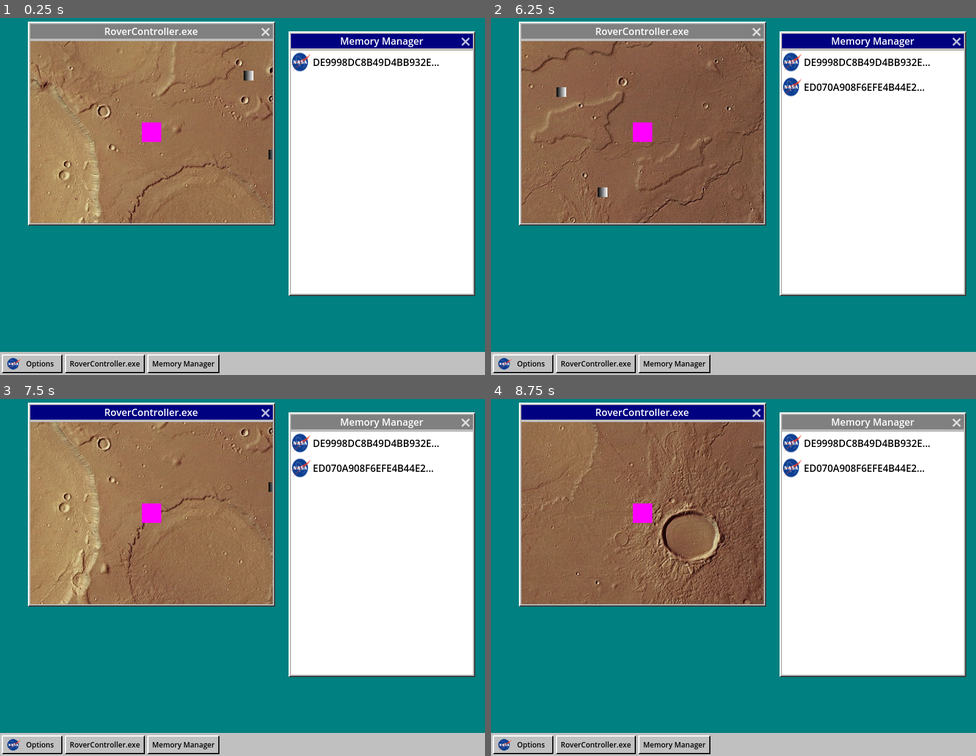
Above: before the commit, frames 1-4 (two rows, left to right).
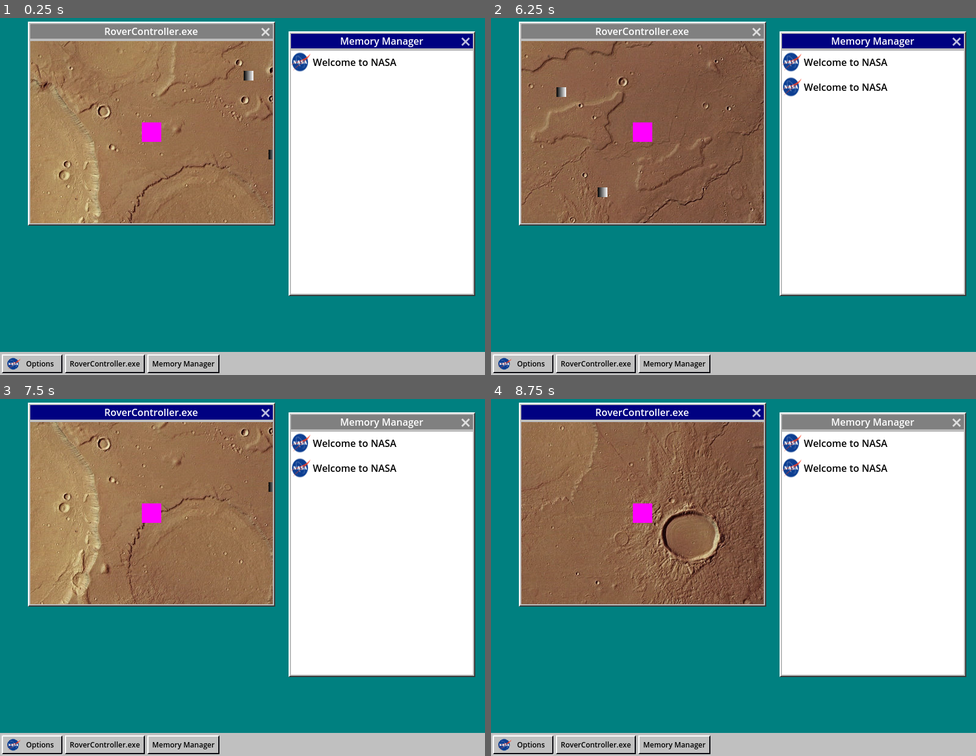
Above: after the commit, the same moments.

Repository: jerrutledge/Mars-Roverflow
Game: Godot game, scene res://scenes/Desktop.tscn
Same seed, same stepped clock (60 frames per second), same inputs: the game is played once before the commit and once after it.
Inputs (mouse positions are in pixels of both pictures, inside the frame that each line leads up to):
- Up to frame 1 (0.25 s): no input
- Up to frame 2 (6.25 s): click "RoverController.exe" at 0.5 s; click "Memory Manager" at 1.25 s; click "Options" at 2 s; move the mouse to (840, 175) at 2.77 s; hold D (rover_right) 2.78-3.53 s; click (840, 175) at 2.92 s; move the mouse to (636, 210) at 3.52 s; hold S (rover_down) 3.53-4.28 s; click (636, 210) at 3.67 s; move the mouse to (782, 114) at 4.27 s; hold D (rover_right) 4.28-5.03 s; click (782, 114) at 4.42 s; move the mouse to (709, 264) at 5.02 s; hold W (rover_up) 5.03-5.78 s; click (709, 264) at 5.17 s; move the mouse to (879, 246) at 5.77 s; hold A (rover_left) from 5.78 s (still down); click (879, 246) at 5.92 s
- Up to frame 3 (7.5 s): move the mouse to (97, 520) at 6.52 s; click (97, 520) at 6.67 s; move the mouse to (266, 573) at 7.27 s; release A (rover_left) at 7.28 s; hold S (rover_down) from 7.28 s (still down); click (266, 573) at 7.42 s
- Up to frame 4 (8.75 s): move the mouse to (660, 481) at 8.02 s; release S (rover_down) at 8.03 s; hold D (rover_right) from 8.03 s (still down); click (660, 481) at 8.17 s

The runs differ from the first frame. In frame 1, 0.3% of the frame differs, in the area x 64-91%, y 11-14%; in frame 2, 0.7%, in the area x 64-91%, y 11-21%; in frame 3, 0.7%; in frame 4, 0.7%.
Error after the commit: Parse Error: Function "_on_close_requested" has the same name as a previously declared function. (res://scenes/TextWindow.gd:18)

Commit message:
fixed window text box size

Diff:
--- a/scenes/TextWindow.gd
+++ b/scenes/TextWindow.gd
@@ -7,3 +7,17 @@
 
 func _on_close_requested():
 	queue_free()
+	$Text.size = size
+	$ColorRect.size = size
+
+
+# Called every frame. 'delta' is the elapsed time since the previous frame.
+func _process(_delta):
+	pass
+
+func _on_close_requested():
+	hide()
+
+func _on_size_changed():
+	$Text.size = size
+	$ColorRect.size = size
--- a/scenes/TextWindow.tscn
+++ b/scenes/TextWindow.tscn
@@ -14,17 +14,15 @@
 offset_right = 500.0
 offset_bottom = 500.0
 
-[node name="Text" type="Label" parent="."]
-anchors_preset = 15
-anchor_right = 1.0
-anchor_bottom = 1.0
-grow_horizontal = 2
-grow_vertical = 2
-theme_override_colors/font_color = Color(0, 0, 0, 1)
-text = "asdasdasdasdasd
+[node name="Text" type="RichTextLabel" parent="."]
+offset_right = 136.0
+offset_bottom = 101.0
+theme_override_colors/default_color = Color(0, 0, 0, 1)
+text = "asdasdasdasdasdasdasdasdasd
 adadasdasdasd
 asdas
 dasd"
 autowrap_mode = 3
 
 [connection signal="close_requested" from="." to="." method="_on_close_requested"]
+[connection signal="size_changed" from="." to="." method="_on_size_changed"]
--- a/src/mem_item.gd
+++ b/src/mem_item.gd
@@ -26,6 +26,13 @@
 			var current_time = Time.get_ticks_msec()
 			if current_time - last_click_time < double_click_limit:
 				Global._on_open_item(self)
+				var manager = get_parent()
+				var desktop = manager.get_parent()
+				var window = text_window.instantiate()
+				window.position = Vector2(global_position.x + 400, global_position.y + 200)
+				window.title = label.text
+				window.get_node("Text").text = data
+				desktop.add_child(window)
 			else:
 				last_click_time = current_time
 
